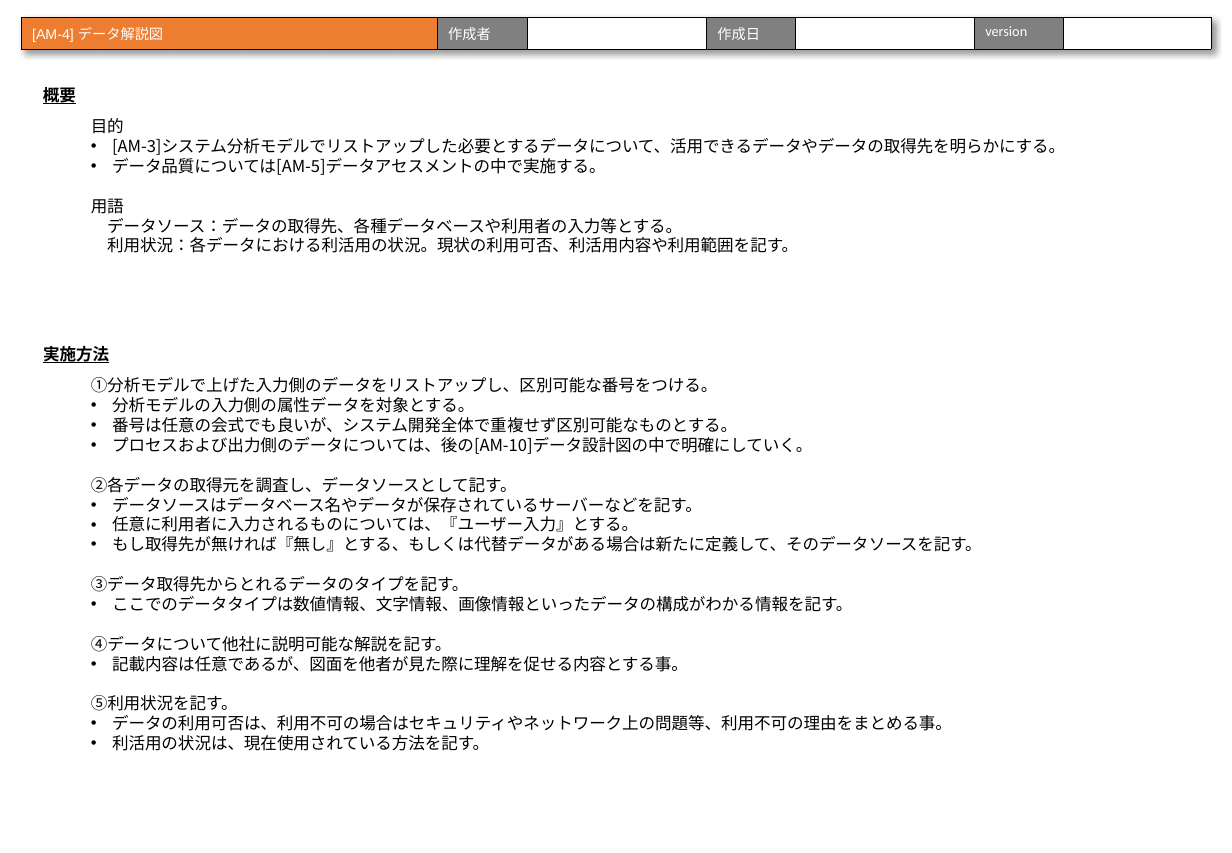
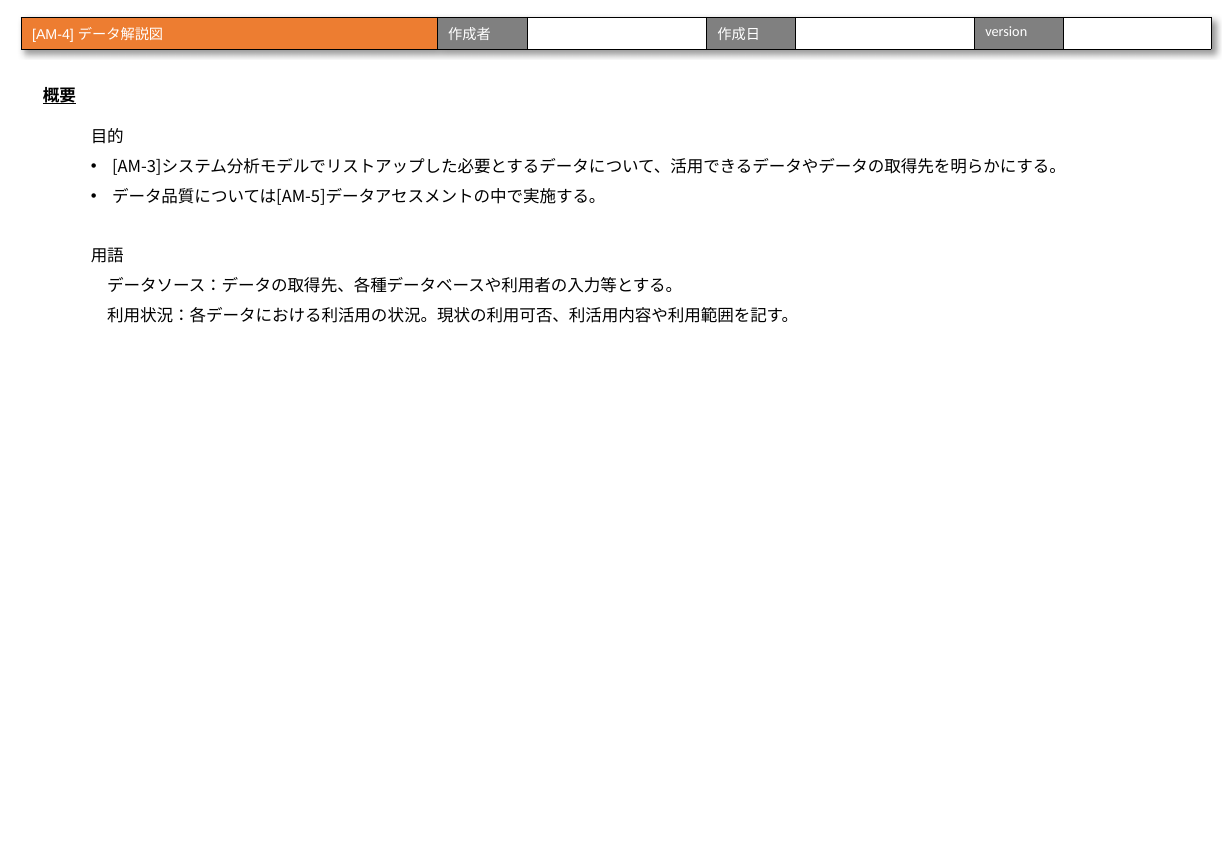
Before and after one commit to urayukitaka/Dev_process_paper, a slide deck: slide 60 of AI_sysytem_dev_process_study.pptx (slide 47 before the commit). Drawn at 1232x853 pixels with LibreOffice and Linux fonts; fonts in the diff are those of the drawing. Boxes give left, top, right and bottom in pixels: in the first picture for what was removed or moved away, otherwise in the second. Text is boxed around its words. In the diff, an @@ line names an element or a change of style, - is before the commit and + after.

```diff
--- a/AI_sysytem_dev_process_study.pptx
+++ b/AI_sysytem_dev_process_study.pptx
@@ text "目的" at (91, 128, 1066, 323): line spacing 1 to 1.5 @@
@@ text removed at (43, 346, 109, 363) @@
-実施方法
@@ text removed at (91, 377, 982, 751) @@
-①分析モデルで上げた入力側のデータをリストアップし、区別可能な番号をつける。
-• 分析モデルの入力側の属性データを対象とする。
-• 番号は任意の会式でも良いが、システム開発全体で重複せず区別可能なものとする。
-• プロセスおよび出力側のデータについては、後の[AM-10]データ設計図の中で明確にしていく。
-②各データの取得元を調査し、データソースとして記す。
-• データソースはデータベース名やデータが保存されているサーバーなどを記す。
-• 任意に利用者に入力されるものについては、『ユーザー入力』とする。
-• もし取得先が無ければ『無し』とする、もしくは代替データがある場合は新たに定義して、そのデータソースを記す。
-③データ取得先からとれるデータのタイプを記す。
-• ここでのデータタイプは数値情報、文字情報、画像情報といったデータの構成がわかる情報を記す。
-④データについて他社に説明可能な解説を記す。
-• 記載内容は任意であるが、図面を他者が見た際に理解を促せる内容とする事。
-⑤利用状況を記す。
-• データの利用可否は、利用不可の場合はセキュリティやネットワーク上の問題等、利用不可の理由をまとめる事。
-• 利活用の状況は、現在使用されている方法を記す。
```
Also in this commit, not shown: 41 other slides changed, 20 slides added, 1 other file.
